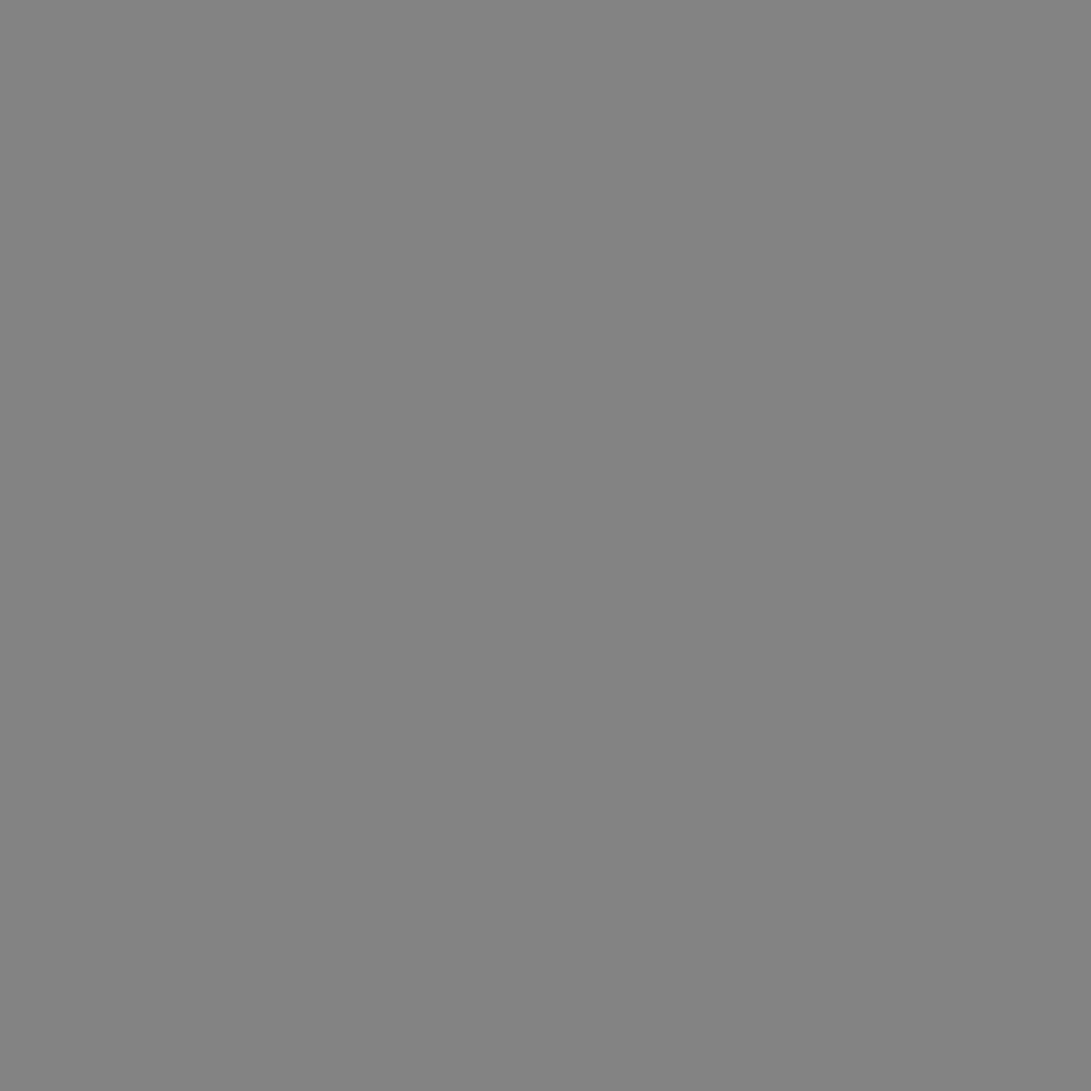
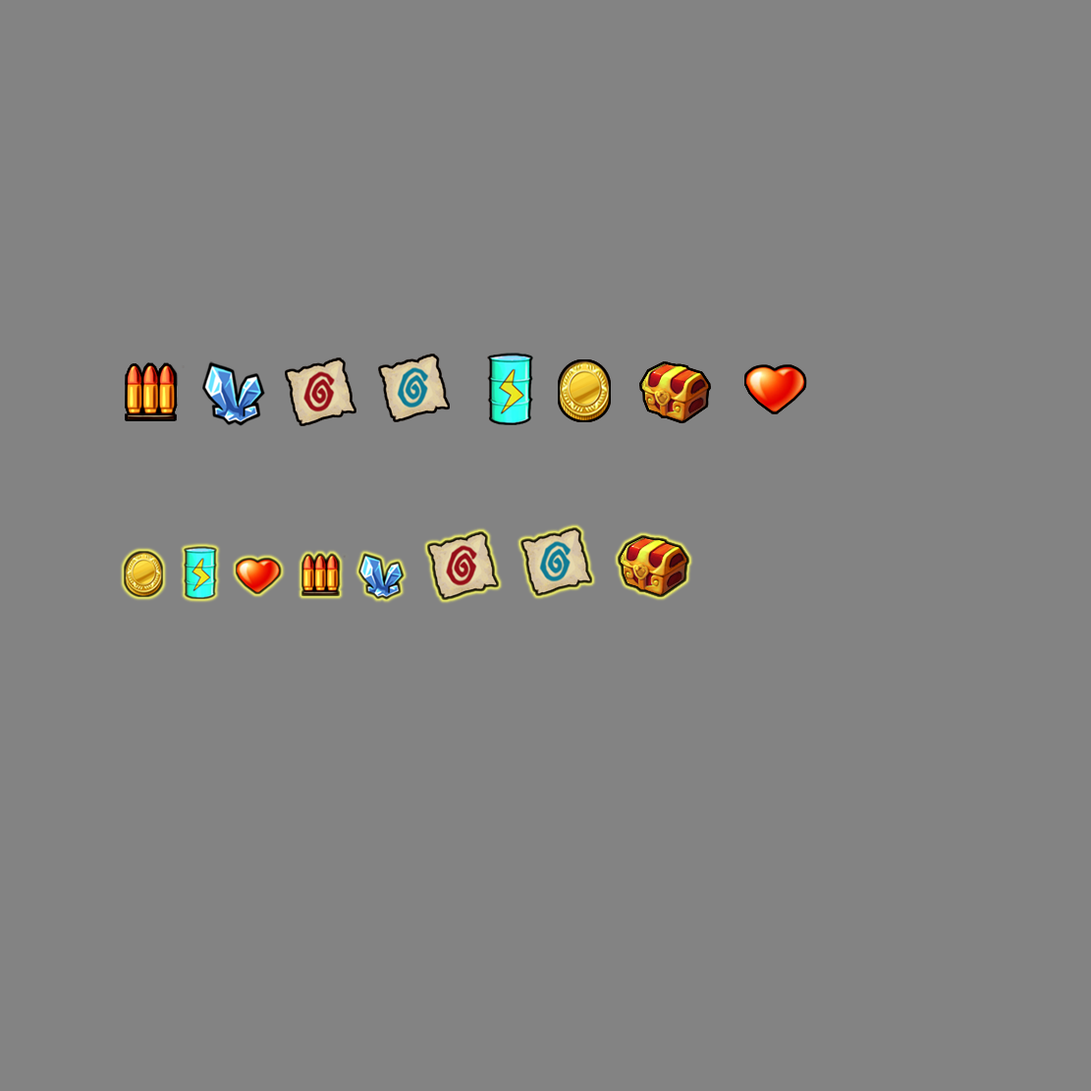
The second 1091px x 1091px image is a revision of the first. Changes to its layers:
added group "掉落物品初始大小闪" with 8 layers above "掉落物品初始大小" over [119, 523, 694, 605]
added layer "弹夹 副本" in group "掉落物品初始大小闪" over [297, 549, 346, 601]
added layer "汽油 副本" in group "掉落物品初始大小闪" over [179, 542, 222, 604]
added layer "红心 副本" in group "掉落物品初始大小闪" over [231, 554, 286, 599]
added layer "金币 副本" in group "掉落物品初始大小闪" over [119, 547, 168, 602]
added layer "通用指纹 副本" in group "掉落物品初始大小闪" over [516, 523, 597, 601]
added layer "钻石 副本" in group "掉落物品初始大小闪" over [354, 549, 408, 605]
added layer "制定指纹 副本" in group "掉落物品初始大小闪" over [423, 527, 504, 605]
added layer "宝箱 副本" in group "掉落物品初始大小闪" over [614, 531, 694, 602]
added group "掉落物品初始大小" with 8 layers above "实际大小" over [123, 527, 690, 601]
added layer "弹夹" (1st of 2, in "掉落物品初始大小") in group "掉落物品初始大小" over [301, 553, 346, 597]
added layer "通用指纹" (1st of 2, in "掉落物品初始大小") in group "掉落物品初始大小" over [520, 527, 593, 597]
added layer "钻石" (1st of 2, in "掉落物品初始大小") in group "掉落物品初始大小" over [358, 553, 405, 601]
added layer "制定指纹" (1st of 2, in "掉落物品初始大小") in group "掉落物品初始大小" over [427, 531, 500, 601]
added layer "宝箱" (1st of 2, in "掉落物品初始大小") in group "掉落物品初始大小" over [617, 535, 690, 599]
added group "实际大小" with 8 layers above "图层 1" over [124, 352, 808, 427]
added layer "弹夹" (2nd of 2, in "实际大小") in group "实际大小" over [124, 362, 185, 422]
added layer "汽油" (2nd of 2, in "实际大小") in group "实际大小" over [487, 352, 534, 426]
added layer "红心" (2nd of 2, in "实际大小") in group "实际大小" over [744, 364, 808, 415]
added layer "金币" (2nd of 2, in "实际大小") in group "实际大小" over [558, 359, 612, 423]
added layer "通用指纹" (2nd of 2, in "实际大小") in group "实际大小" over [378, 353, 450, 423]
added layer "钻石" (2nd of 2, in "实际大小") in group "实际大小" over [202, 361, 266, 427]
added layer "制定指纹" (2nd of 2, in "实际大小") in group "实际大小" over [284, 357, 357, 427]
added layer "宝箱" (2nd of 2, in "实际大小") in group "实际大小" over [639, 361, 712, 425]
…and 3 more changes (3 added)
